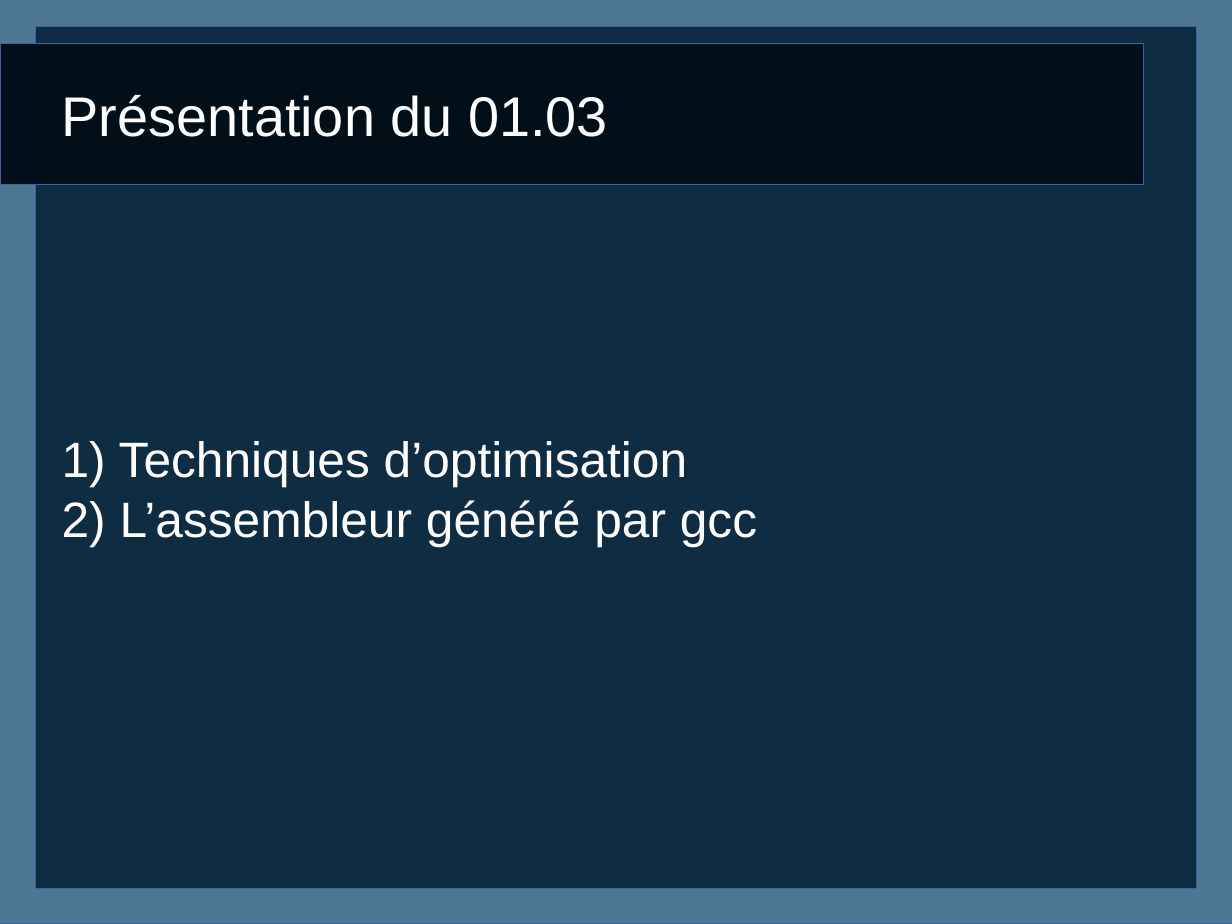
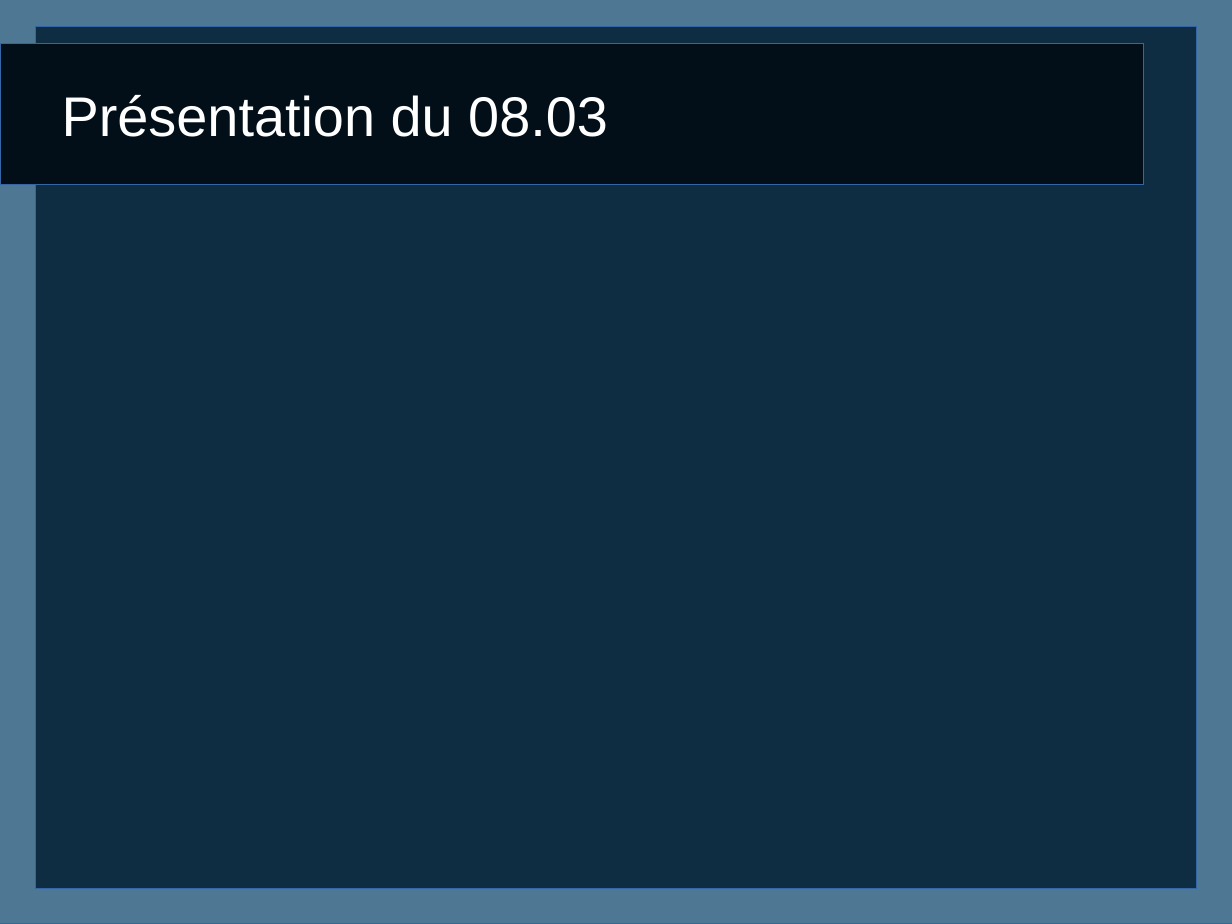
Before and after one commit to caswitch/recherche-et-doc-s4, a slide deck: slide 1 of Diapo3.odp. Drawn at 1232x924 pixels with LibreOffice and Linux fonts; fonts in the diff are those of the drawing. Boxes give left, top, right and bottom in pixels: in the first picture for what was removed or moved away, otherwise in the second. Text is boxed around its words. In the diff, an @@ line names an element or a change of style, - is before the commit and + after.

```diff
--- a/Diapo3.odp
+++ b/Diapo3.odp
@@ title at bbox=[62, 95, 608, 137]: text changed @@
-Présentation du 01.03
+Présentation du 08.03
@@ subtitle removed at bbox=[119, 441, 757, 547] @@
-1) Techniques d’optimisation
-2) L’assembleur généré par gcc
```
Also in this commit, not shown: 2 slides added, 7 slides removed.
